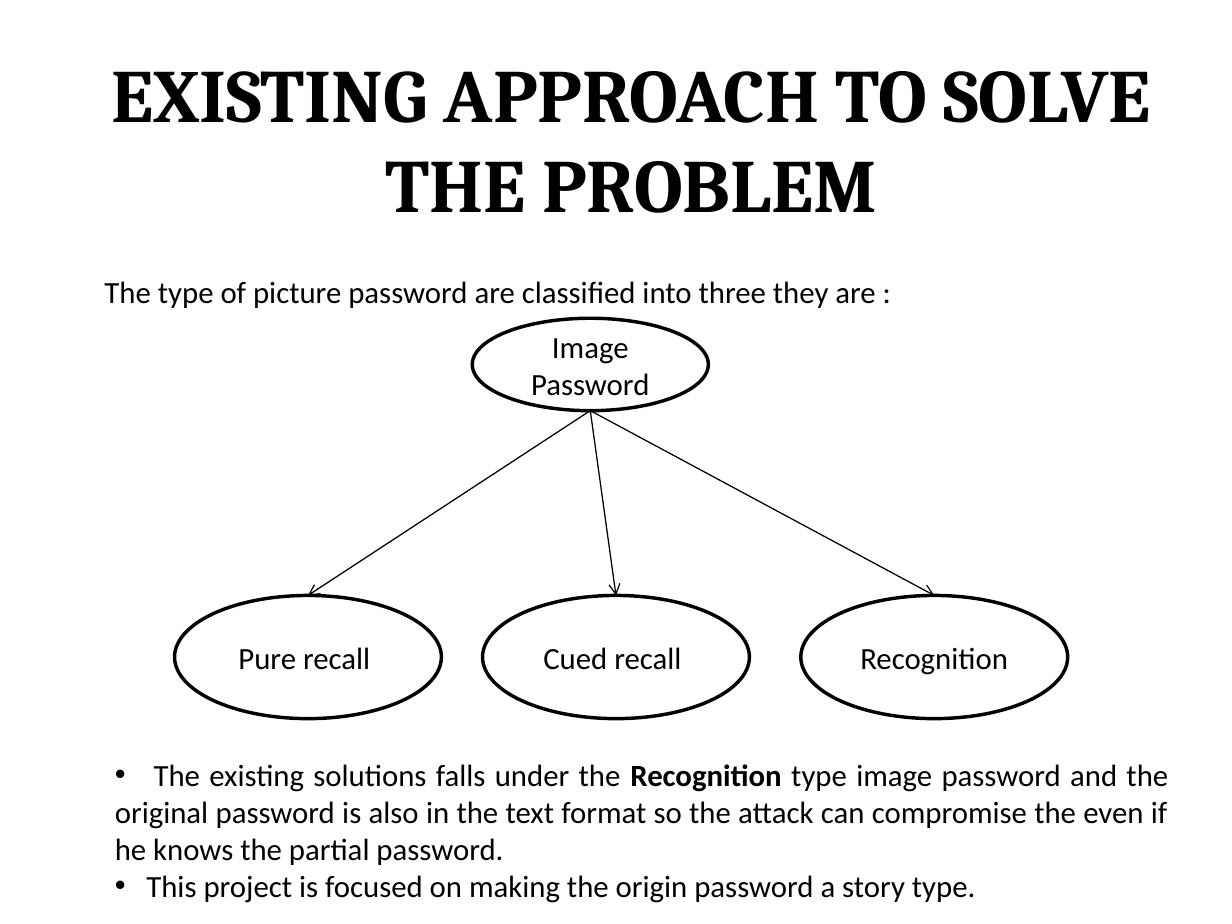
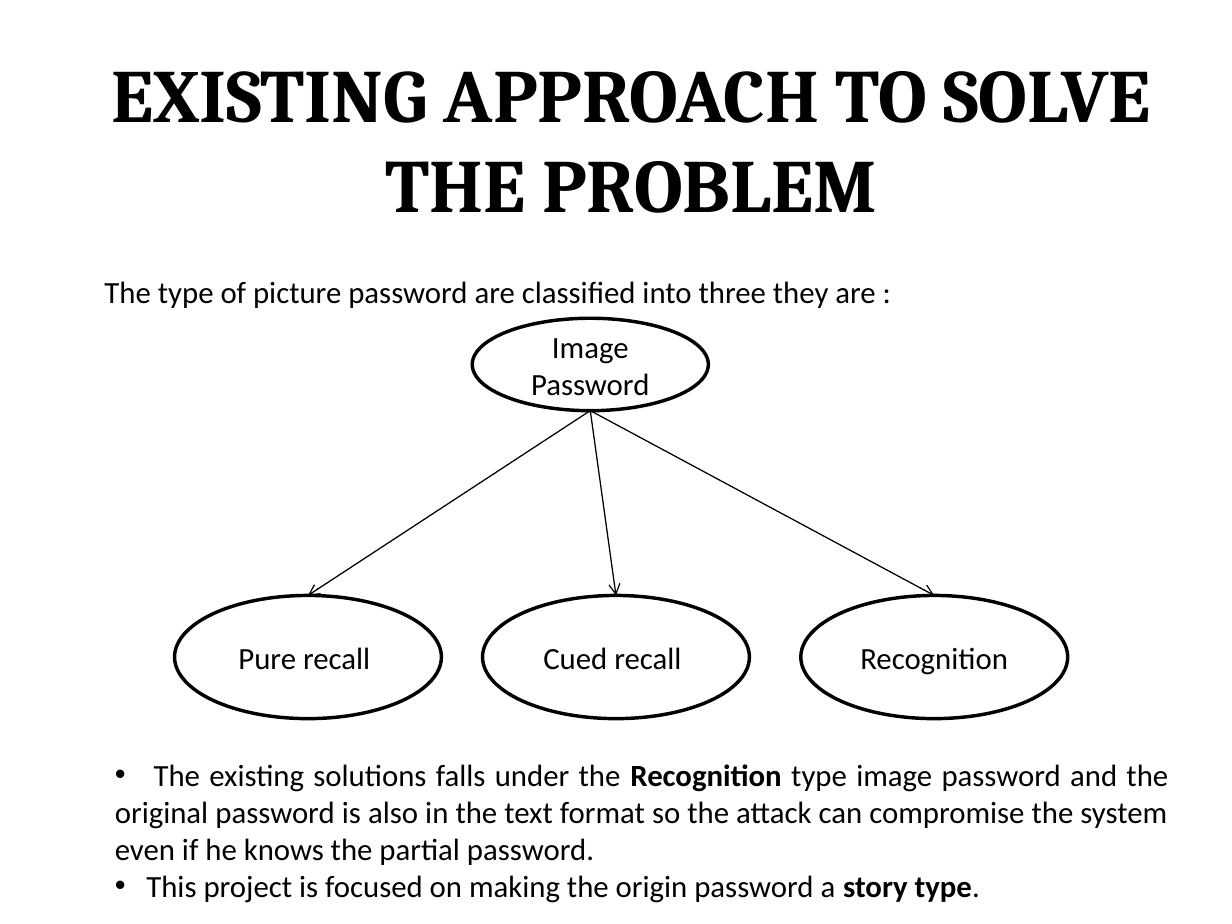
Before and after one commit to Greeny6092/iba, a slide deck: slide 5 of presentation/FINAL YEAR PROJECT BATCH 18.pptx. Drawn at 1232x924 pixels with LibreOffice and Linux fonts; fonts in the diff are those of the drawing. Boxes give left, top, right and bottom in pixels: in the first picture for what was removed or moved away, otherwise in the second. Text is boxed around its words. In the diff, an @@ line names an element or a change of style, - is before the commit and + after.

```diff
--- a/presentation/FINAL YEAR PROJECT BATCH 18.pptx
+++ b/presentation/FINAL YEAR PROJECT BATCH 18.pptx
@@ text at (x1=115, y1=764, x2=1168, y2=865): text changed @@
-• The existing solutions falls under the Recognition type image password and the original password is also in the text format so the attack can compromise the even if he knows the partial password.
+• The existing solutions falls under the Recognition type image password and the original password is also in the text format so the attack can compromise the system even if he knows the partial password.
@@ text at (x1=146, y1=875, x2=980, y2=903): bold on in "story type." @@
```
Also in this commit, not shown: 5 other slides changed, 1 other file.
